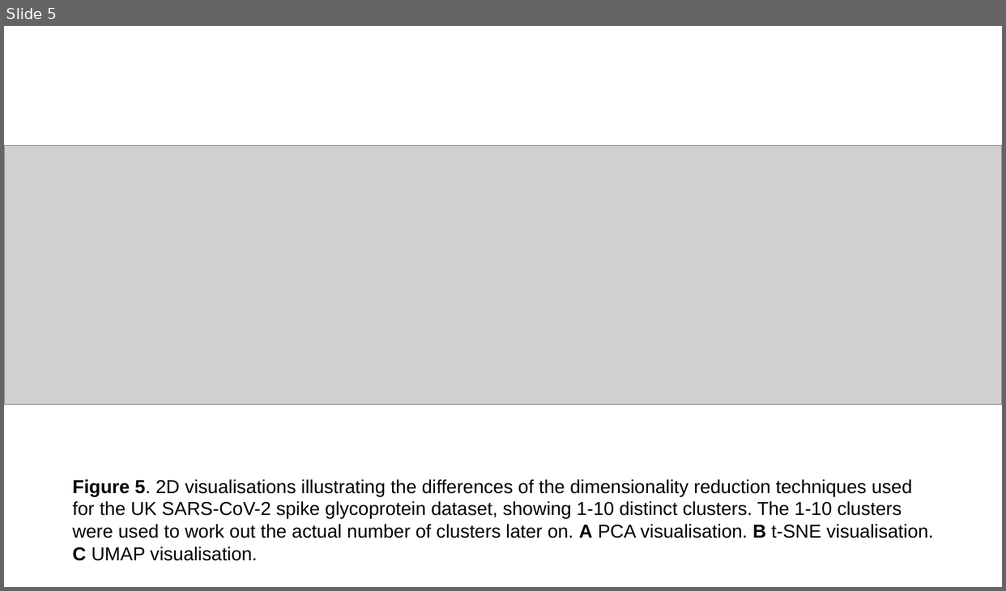
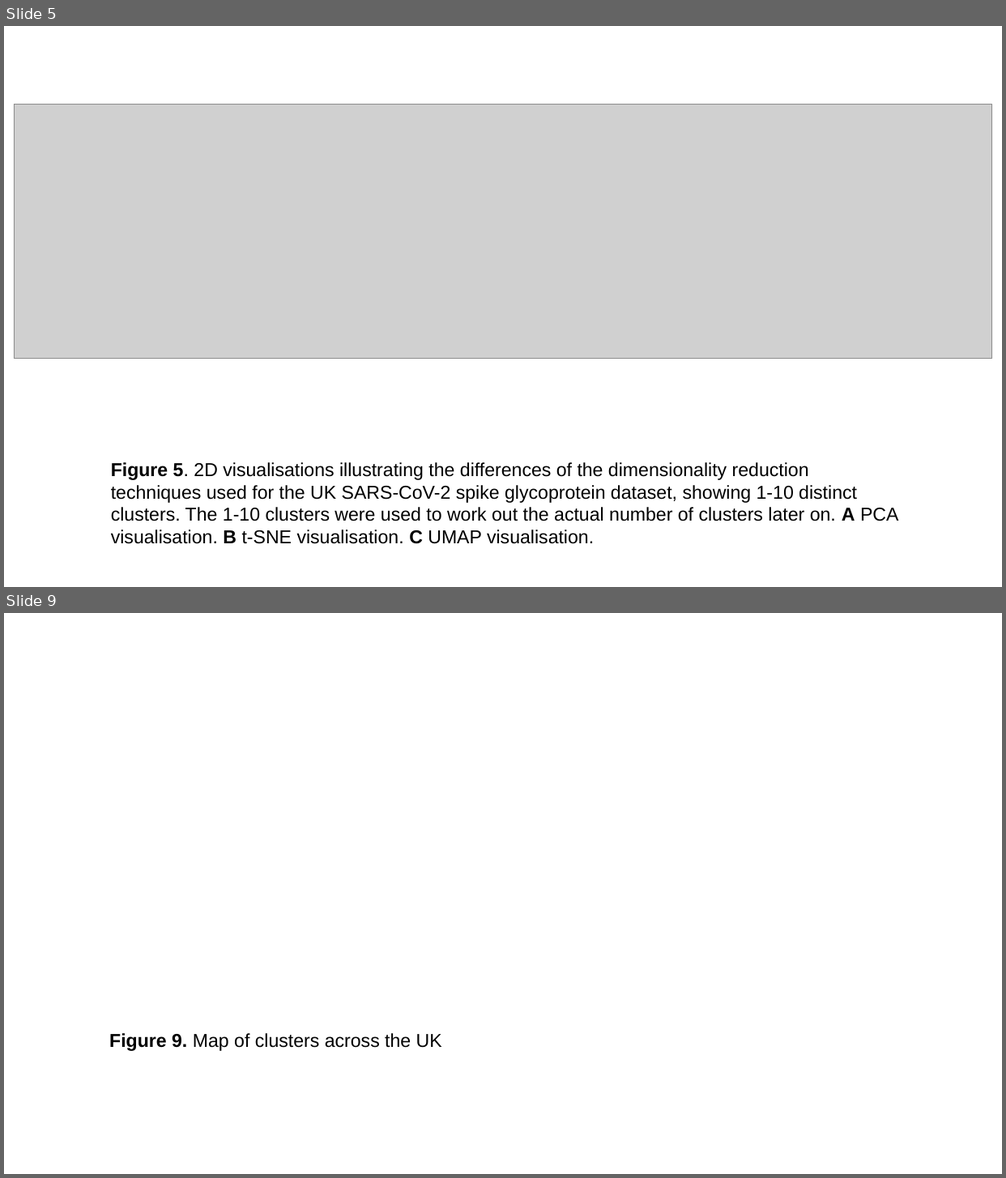
Before and after one commit to sha524/Spike_protein, a slide deck: Plots and Figures/Real plots and figures/Completed figures with captions.pptx. Shown one above the other, each under a label of ours: slide 5 before the commit, slides 5 and 9 after it; the slides between them are not shown. The pictures are 1006x591 and 1006x1178 pixels, drawn with LibreOffice and Linux fonts; fonts in the diff are those of the drawing; grey boxes stand for pictures. Boxes give left, top, right and bottom in pixels: in the first picture for what was removed or moved away, otherwise in the second. Text is boxed around its words. In the diff, an @@ line names an element or a change of style, - is before the commit and + after.

Commit message:
Planning report and figures

```diff
--- a/Plots and Figures/Real plots and figures/Completed figures with captions.pptx
+++ b/Plots and Figures/Real plots and figures/Completed figures with captions.pptx
@@ slide 9 added at box(4, 613, 1002, 1174), background #FFFFFF @@
@@ text added at box(109, 1033, 442, 1051), 18 pt, text #000000 @@
+Figure 9. Map of clusters across the UK
@@ slide 5 changed as well @@
@@ picture: place and size @@
-picture at box(4, 145, 1002, 405)
+picture at box(15, 104, 992, 358)
@@ text "Figure 5. 2D visualisations illustrating ..." rewrapped from box(73, 480, 933, 561) to box(111, 463, 898, 544) @@
```
Also in this commit, not shown: 4 other slides changed, 3 other slides added, 1 slide removed, 1 other file.
